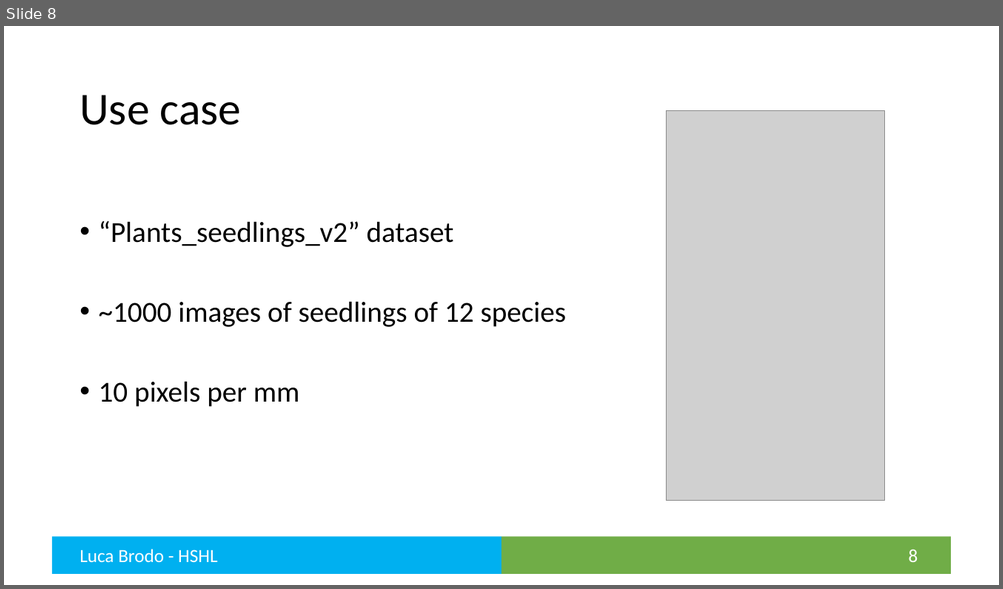
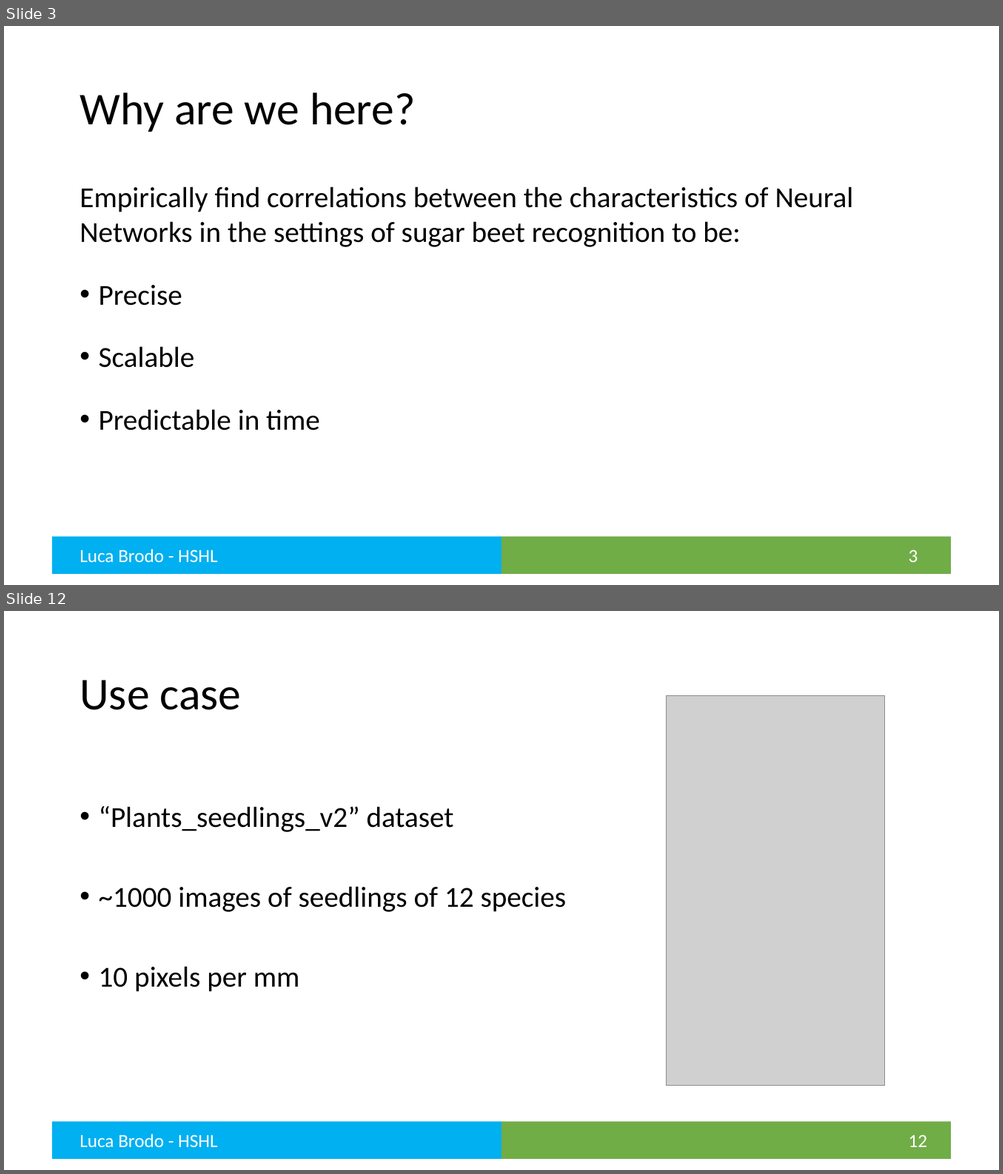
Before and after one commit to brodoluca/FinalThesisHSHL, a slide deck: Presentation/Final Presentation.pptx. Shown one above the other, each under a label of ours: slide 8 before the commit, slides 3 and 12 after it; the slides between them are not shown. The pictures are 1003x589 and 1003x1174 pixels, drawn with LibreOffice and Linux fonts; fonts in the diff are those of the drawing; grey boxes stand for pictures. Boxes give left, top, right and bottom in pixels: in the first picture for what was removed or moved away, otherwise in the second. Text is boxed around its words. In the diff, an @@ line names an element or a change of style, - is before the commit and + after.

```diff
--- a/Presentation/Final Presentation.pptx
+++ b/Presentation/Final Presentation.pptx
@@ slide 3 added at (x1=4, y1=26, x2=999, y2=585), background #FFFFFF; not listed: 2 template elements that a slide beside it also shows @@
@@ title added at (x1=79, y1=93, x2=415, y2=132), 44 pt, text #000000 @@
+Why are we here?
@@ text added at (x1=79, y1=187, x2=854, y2=431), 28 pt, text #000000 @@
+Empirically find correlations between the characteristics of Neural Networks in the settings of sugar beet recognition to be:
+• Precise
+• Scalable
+• Predictable in time
@@ text added at (x1=79, y1=549, x2=218, y2=562), 18 pt, text #FFFFFF @@
+Luca Brodo - HSHL
@@ page number added at (x1=908, y1=550, x2=918, y2=562), 18 pt, text #FFFFFF @@
+3
@@ what was slide 8 is now slide 12 @@
@@ page number at (x1=908, y1=1135, x2=928, y2=1147): text changed @@
-8
+12
```
Also in this commit, not shown: 9 slides changed, 4 other slides added, 3 slides removed, 14 other files.
